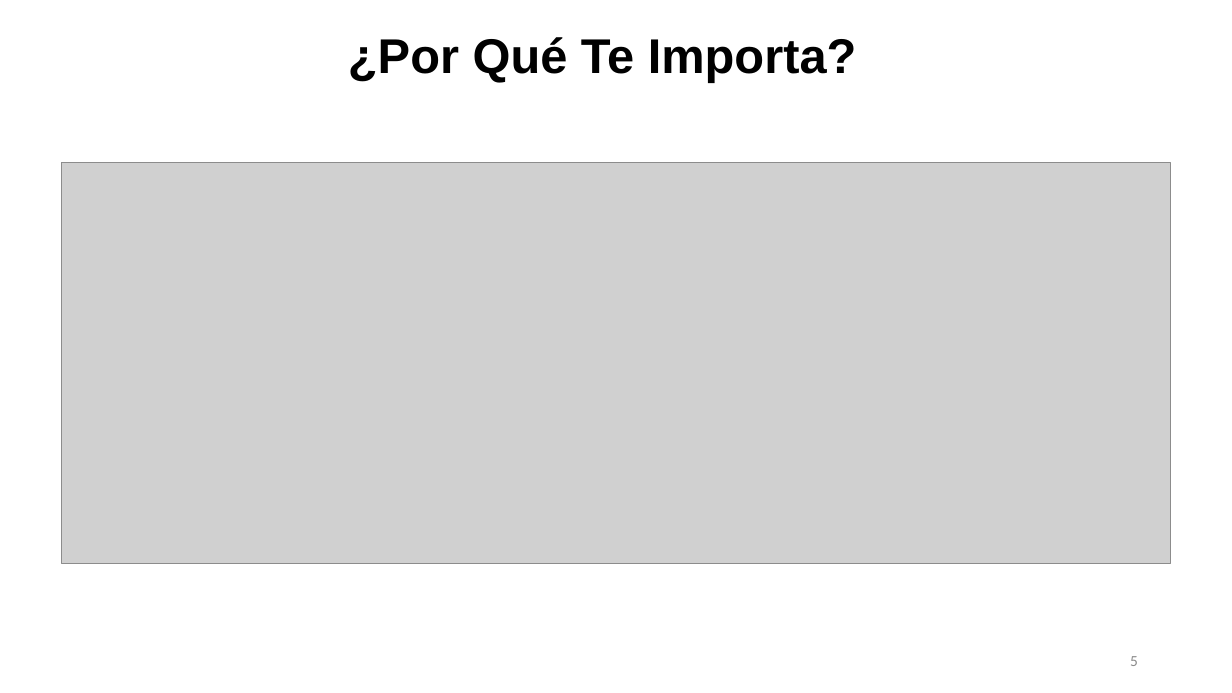
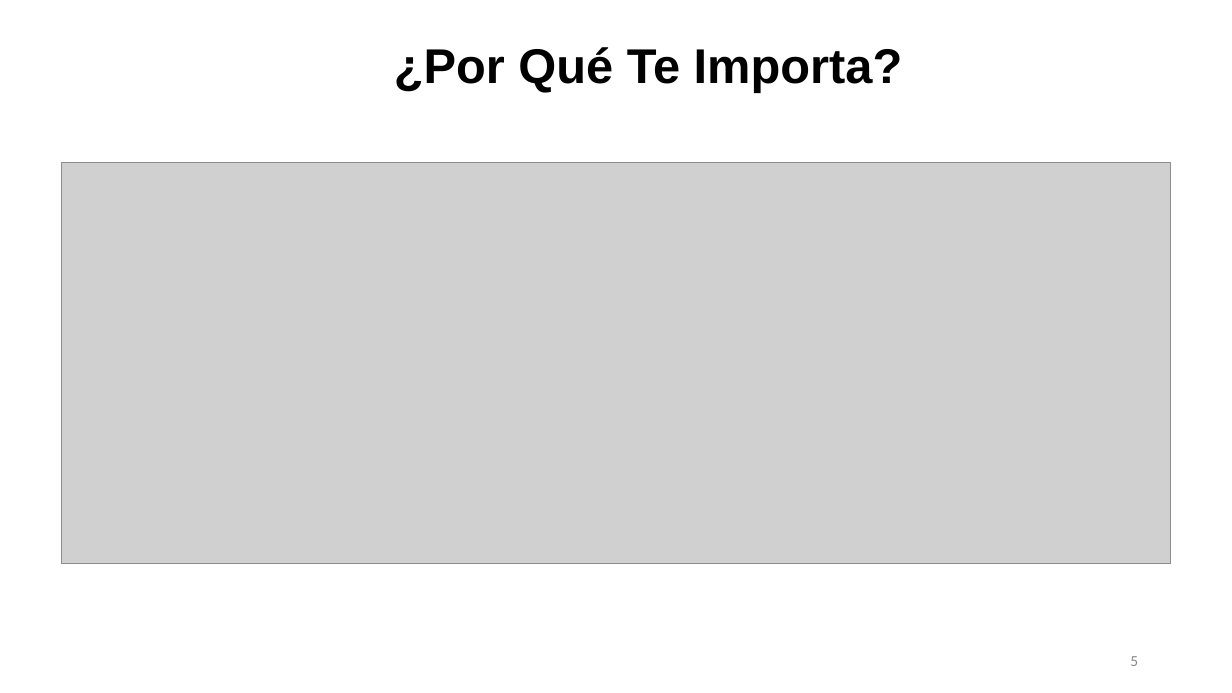
Before and after one commit to irregularchat/template-instructional-design, a slide deck: slide 5 of Development-Training_Name/4-Implement/Lesson_Plans-POI_NAME/Lesson_Plan01-NAME/Audio_Visual-Template/Lesson_Slide-LESSON_NAME.odp. Drawn at 1232x693 pixels with LibreOffice and Linux fonts; fonts in the diff are those of the drawing; grey boxes stand for pictures. Boxes give left, top, right and bottom in pixels: in the first picture for what was removed or moved away, otherwise in the second. Text is boxed around its words. In the diff, an @@ line names an element or a change of style, - is before the commit and + after.

```diff
--- a/Development-Training_Name/4-Implement/Lesson_Plans-POI_NAME/Lesson_Plan01-NAME/Audio_Visual-Template/Lesson_Slide-LESSON_NAME.odp
+++ b/Development-Training_Name/4-Implement/Lesson_Plans-POI_NAME/Lesson_Plan01-NAME/Audio_Visual-Template/Lesson_Slide-LESSON_NAME.odp
@@ title "¿Por Qué Te Importa?": place and size @@
-title "¿Por Qué Te Importa?" at (348, 37, 857, 82)
+title "¿Por Qué Te Importa?" at (394, 47, 903, 92)
```
Also in this commit, not shown: 5 other slides changed, 2 other files.
